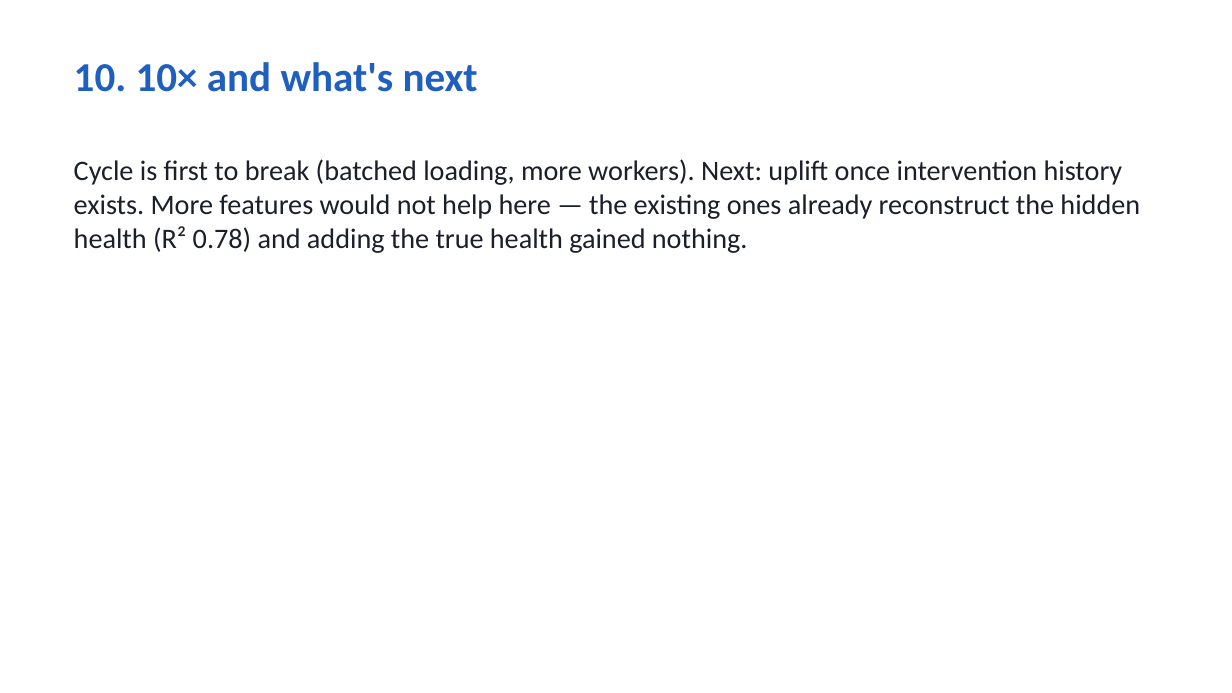
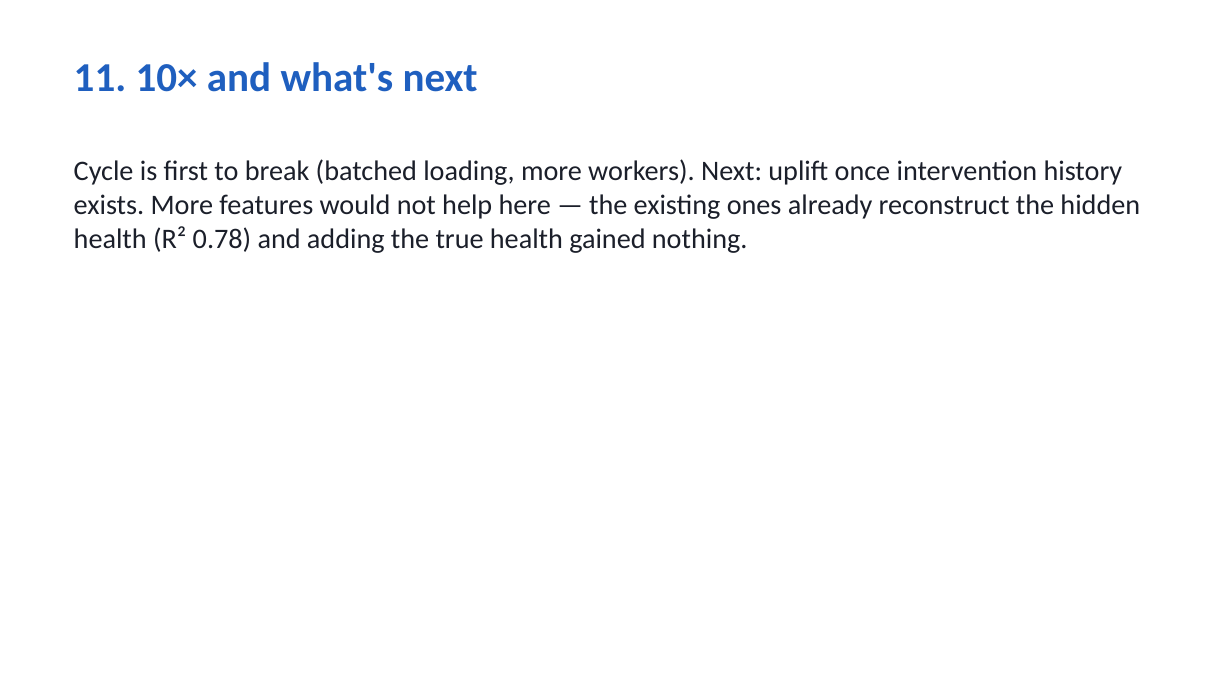
Before and after one commit to akhilpdas/fello-pulse, a slide deck: slide 12 of docs/Pulse_deck.pptx (slide 11 before the commit). Drawn at 1232x693 pixels with LibreOffice and Linux fonts; fonts in the diff are those of the drawing. Boxes give left, top, right and bottom in pixels: in the first picture for what was removed or moved away, otherwise in the second. Text is boxed around its words. In the diff, an @@ line names an element or a change of style, - is before the commit and + after.

```diff
--- a/docs/Pulse_deck.pptx
+++ b/docs/Pulse_deck.pptx
@@ text at <box>74,62,478,92</box>: text changed @@
-10. 10× and what's next
+11. 10× and what's next
```
Also in this commit, not shown: 1 other slide changed, 1 slide added, 3 other files.
